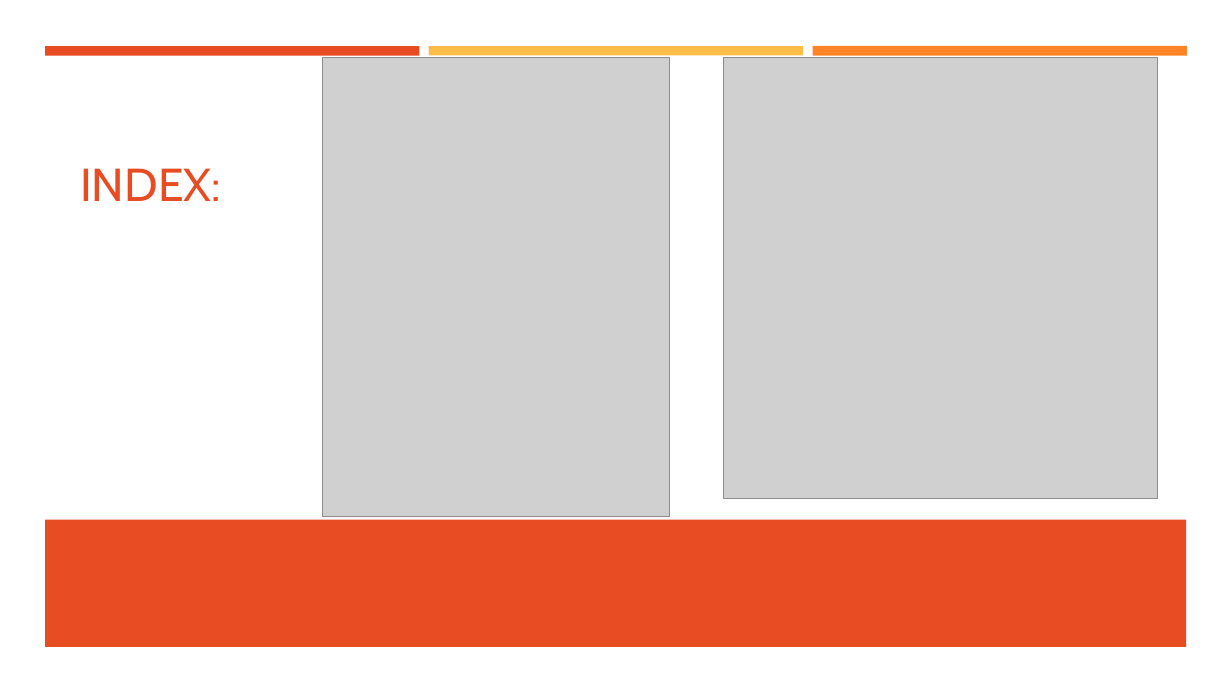
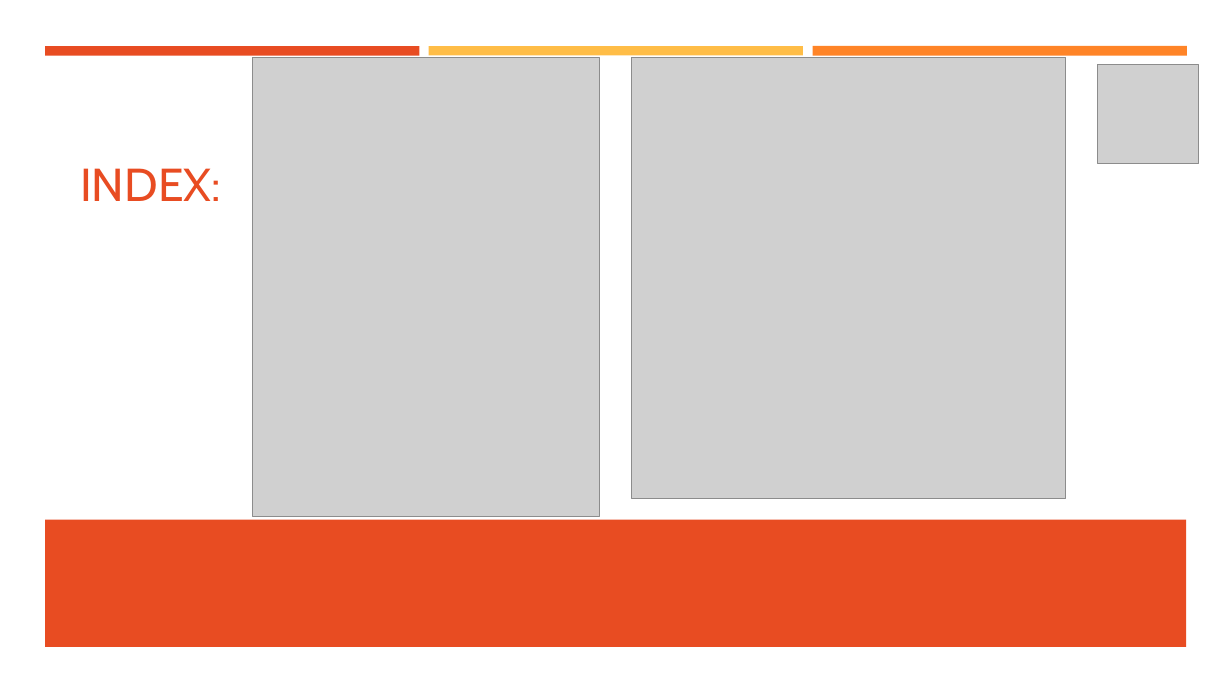
Before and after one commit to brunosilv96/Pizza-Baue, a slide deck: slide 10 of Documentação/Pizza Baue.pptx (slide 5 before the commit). Drawn at 1232x693 pixels with LibreOffice and Linux fonts; fonts in the diff are those of the drawing; grey boxes stand for pictures. Boxes give left, top, right and bottom in pixels: in the first picture for what was removed or moved away, otherwise in the second. Text is boxed around its words. In the diff, an @@ line names an element or a change of style, - is before the commit and + after.

```diff
--- a/Documentação/Pizza Baue.pptx
+++ b/Documentação/Pizza Baue.pptx
@@ picture: place and size @@
-picture at bbox=[323, 57, 669, 517]
+picture at bbox=[252, 57, 599, 517]
@@ picture: place and size @@
-picture at bbox=[724, 57, 1158, 499]
+picture at bbox=[632, 57, 1067, 499]
@@ picture added at bbox=[1097, 65, 1199, 164] @@
```
Also in this commit, not shown: 4 other slides changed, 8 slides added, 1 slide removed, 9 other files.
